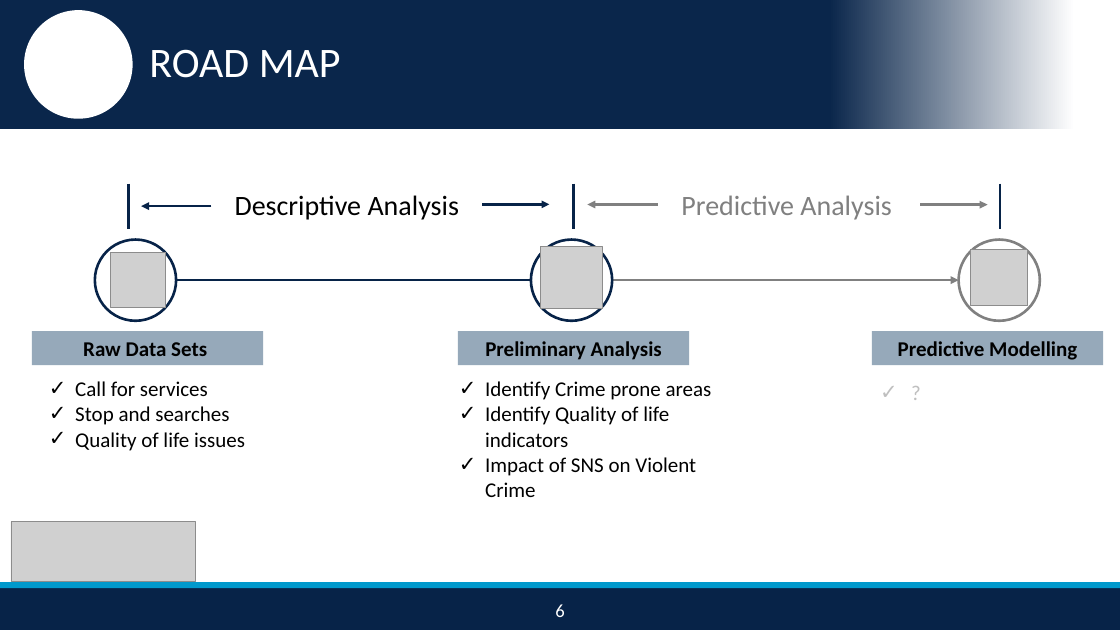
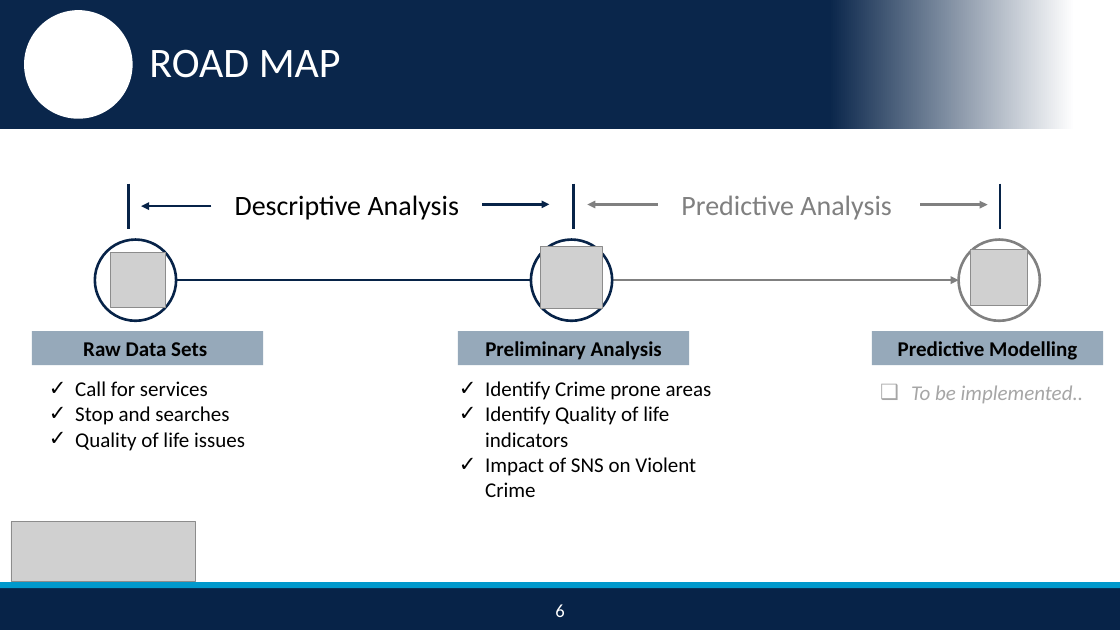
Before and after one commit to nikhilba/NOLA, a slide deck: slide 7 of Presentation/NOLA_Midterm_Presentation_v1.2.pptx. Drawn at 1120x630 pixels with LibreOffice and Linux fonts; fonts in the diff are those of the drawing; grey boxes stand for pictures; background and template pictures are left out. Boxes give left, top, right and bottom in pixels: in the first picture for what was removed or moved away, otherwise in the second. Text is boxed around its words. In the diff, an @@ line names an element or a change of style, - is before the commit and + after.

```diff
--- a/Presentation/NOLA_Midterm_Presentation_v1.2.pptx
+++ b/Presentation/NOLA_Midterm_Presentation_v1.2.pptx
@@ text at <box>911,385,1083,403</box>: text changed; text colour #BFBFBF to #A6A6A6; italic on @@
-✓ ?
+❑ To be implemented..
```
Also in this commit, not shown: 5 other slides changed.
